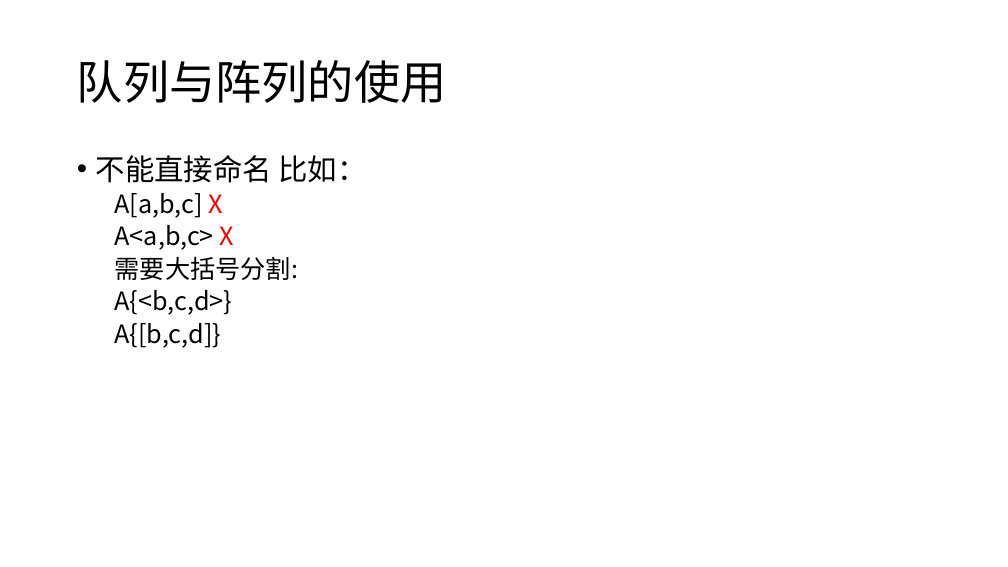
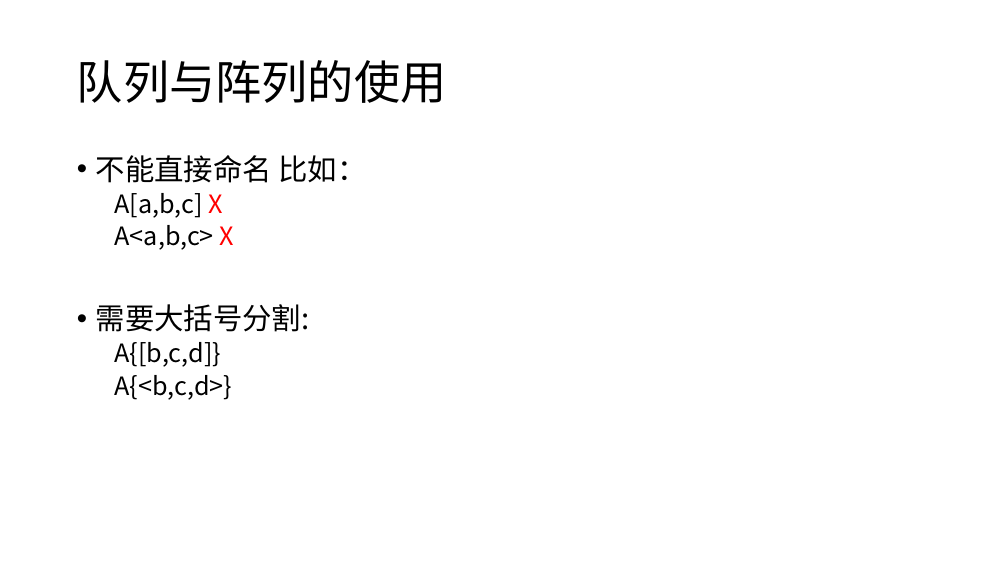
Before and after one commit to panguojun/.PHG., a slide deck: slide 14 of PHG语法手册.pptx. Drawn at 1008x567 pixels with LibreOffice and Linux fonts; fonts in the diff are those of the drawing. Boxes give left, top, right and bottom in pixels: in the first picture for what was removed or moved away, otherwise in the second. Text is boxed around its words. In the diff, an @@ line names an element or a change of style, - is before the commit and + after.

```diff
--- a/PHG语法手册.pptx
+++ b/PHG语法手册.pptx
@@ text at bbox=[96, 304, 310, 332]: size 24 to 28 pt in "需要大括号分割:"; bullet none to •; list level 2 to 1 in "需要大括号分割:" @@
@@ text at bbox=[115, 323, 222, 348]: paragraph removed @@
-  A{[b,c,d]}
@@ text at bbox=[115, 342, 222, 367]: paragraph added @@
+  A{[b,c,d]}
```
Also in this commit, not shown: 1 other slide changed, 2 slides added.
